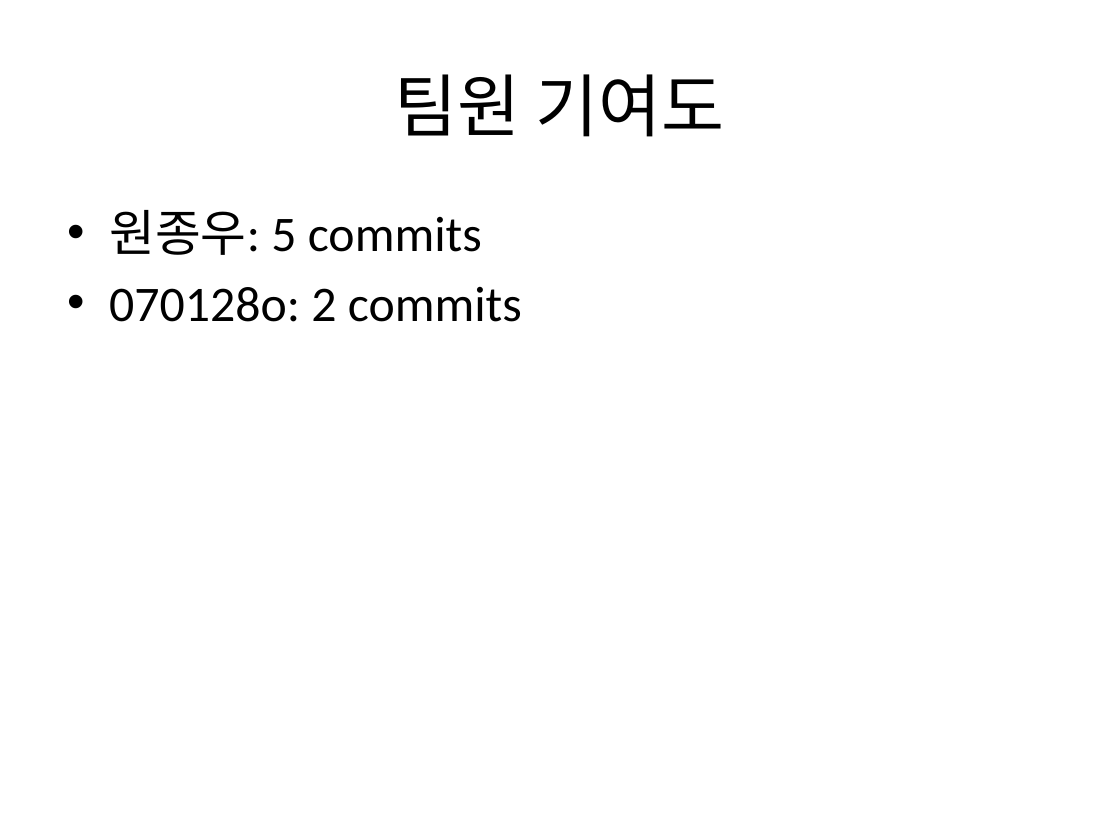
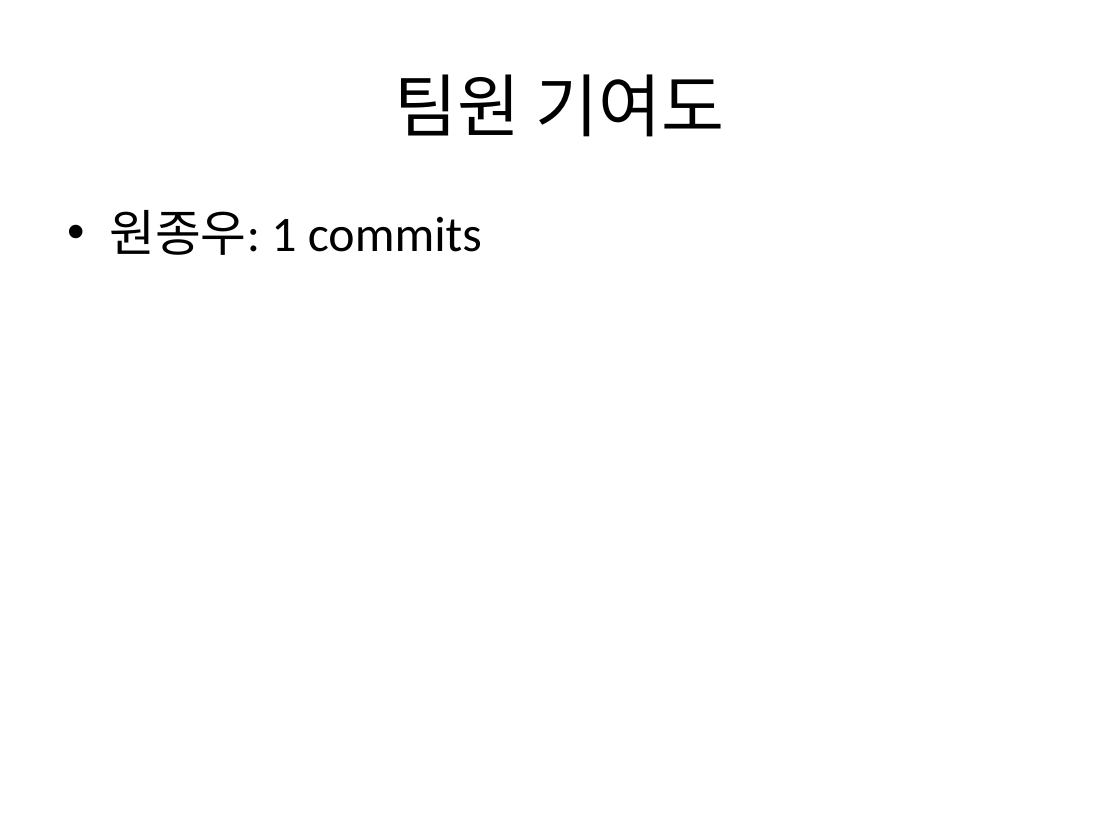
Before and after one commit to Jongwoo0101/worksight-commit-bot, a slide deck: slide 2 of data/commit_report.pptx. Drawn at 1120x840 pixels with LibreOffice and Linux fonts; fonts in the diff are those of the drawing. Boxes give left, top, right and bottom in pixels: in the first picture for what was removed or moved away, otherwise in the second. Text is boxed around its words. In the diff, an @@ line names an element or a change of style, - is before the commit and + after.

Commit message:
feat: target repo 신규 커밋 1건 반영 - chore: ChatRoom.java에서 주석에서 불필요한 공백제거2 작성자: 원종우 코드: c655cee

```diff
--- a/data/commit_report.pptx
+++ b/data/commit_report.pptx
@@ text at box(109, 210, 482, 255): text changed @@
-• 원종우: 5 commits
-• 070128o: 2 commits
+• 원종우: 1 commits
```
Also in this commit, not shown: 1 other slide changed, 1 slide added, 2 other files.
